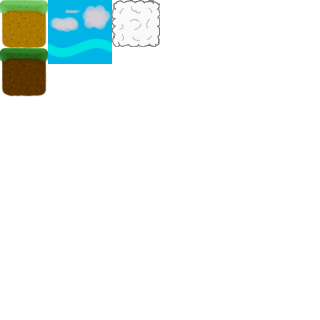
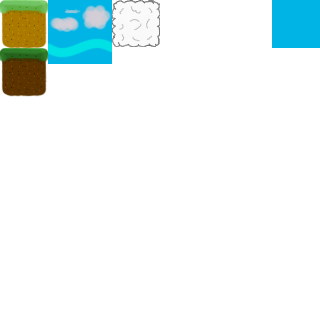
Comparing the layer stacks of the two 320 × 320 images. Changes:
painted on "sky" over [left=272, top=0, right=320, bottom=48]
